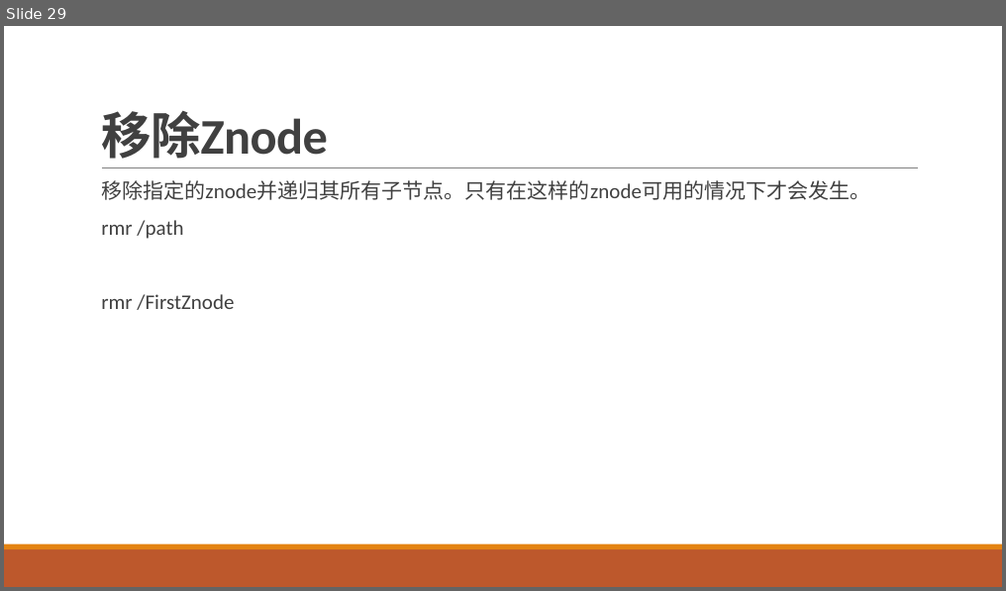
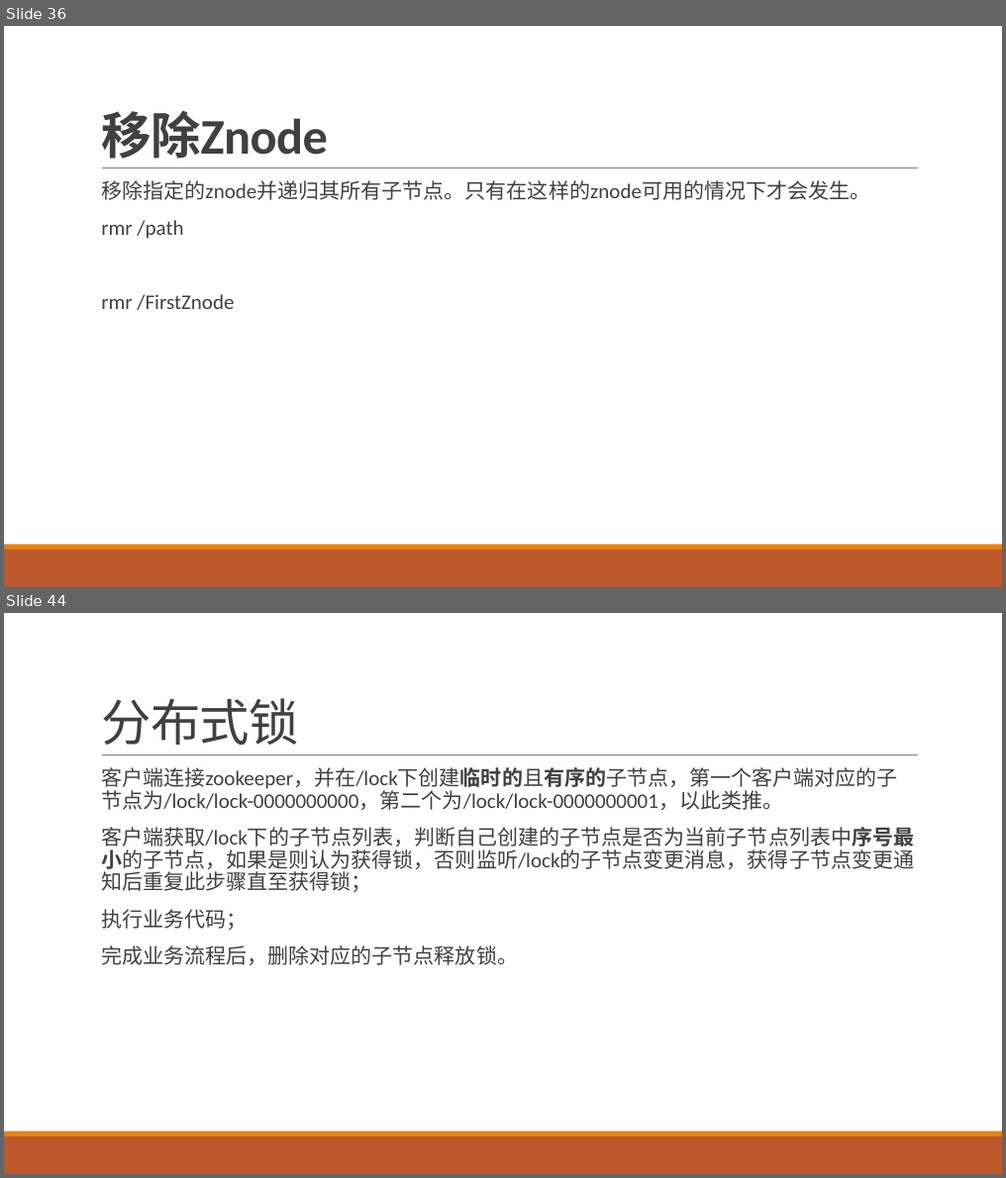
Before and after one commit to airuitian/MicroService, a slide deck: middlerware/Zookeeper介绍与实战.pptx. Shown one above the other, each under a label of ours: slide 29 before the commit, slides 36 and 44 after it; the slides between them are not shown. The pictures are 1006x591 and 1006x1178 pixels, drawn with LibreOffice and Linux fonts; fonts in the diff are those of the drawing. Boxes give left, top, right and bottom in pixels: in the first picture for what was removed or moved away, otherwise in the second. Text is boxed around its words. In the diff, an @@ line names an element or a change of style, - is before the commit and + after.

```diff
--- a/middlerware/Zookeeper介绍与实战.pptx
+++ b/middlerware/Zookeeper介绍与实战.pptx
@@ slide 44 added at bbox=[4, 613, 1002, 1174], background #FFFFFF; not listed: 3 template elements that a slide beside it also shows @@
@@ title added at bbox=[101, 698, 299, 745], 48 pt, text #404040 @@
+分布式锁
@@ text added at bbox=[101, 767, 914, 965], 20 pt, text #404040 @@
+  客户端连接zookeeper，并在/lock下创建临时的且有序的子节点，第一个客户端对应的子节点为/lock/lock-0000000000，第二个为/lock/lock-0000000001，以此类推。
+  客户端获取/lock下的子节点列表，判断自己创建的子节点是否为当前子节点列表中序号最小的子节点，如果是则认为获得锁，否则监听/lock的子节点变更消息，获得子节点变更通知后重复此步骤直至获得锁；
+  执行业务代码；
+  完成业务流程后，删除对应的子节点释放锁。
@@ what was slide 29 is now slide 36 @@
```
Also in this commit, not shown: 1 slide changed, 17 other slides added, 2 slides removed.
